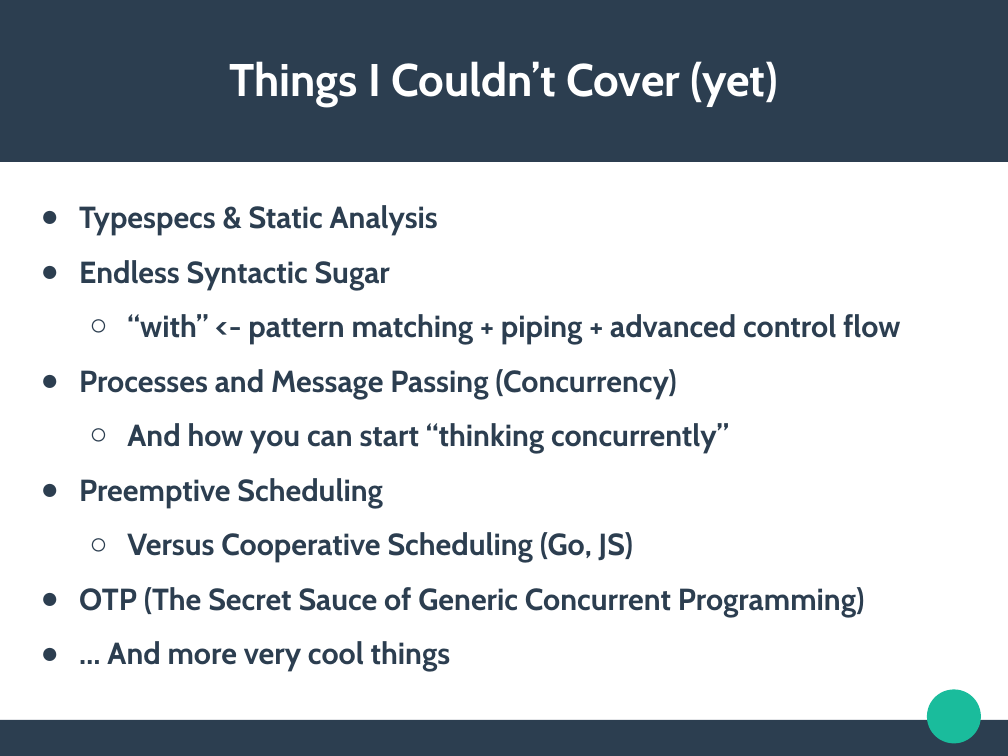
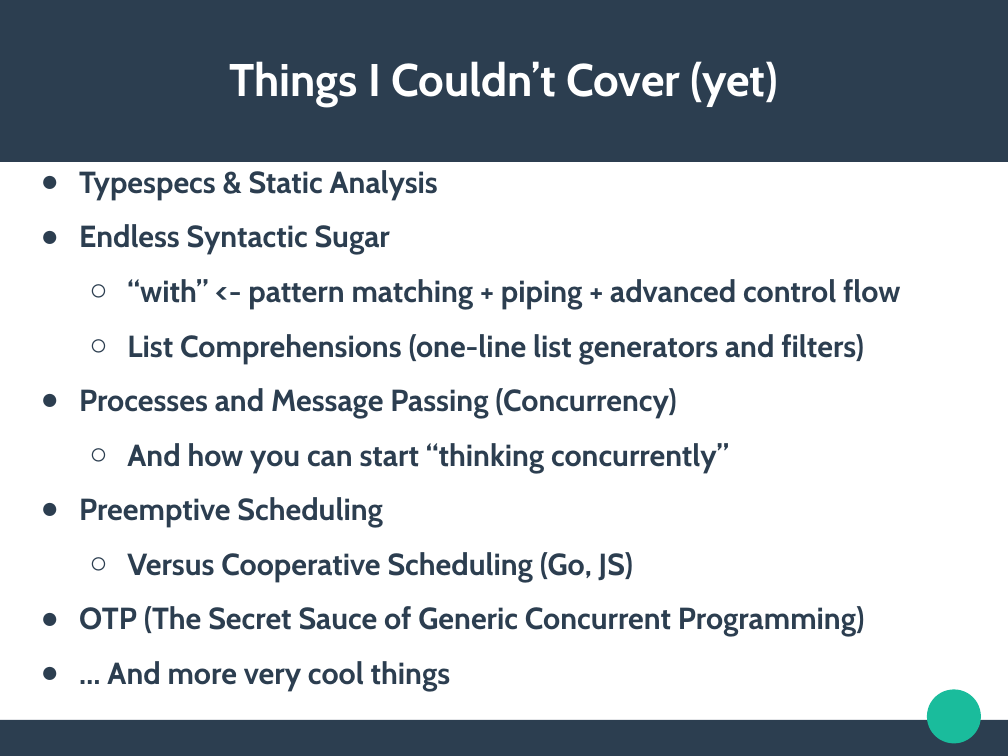
Before and after one commit to cedmans/elixir-intro-benkyokai, a slide deck: slide 21 of Elixir Presentation.pptx (slide 20 before the commit). Drawn at 1008x756 pixels with LibreOffice and Linux fonts; fonts in the diff are those of the drawing. Boxes give left, top, right and bottom in pixels: in the first picture for what was removed or moved away, otherwise in the second. Text is boxed around its words. In the diff, an @@ line names an element or a change of style, - is before the commit and + after.

```diff
--- a/Elixir Presentation.pptx
+++ b/Elixir Presentation.pptx
@@ text "Typespecs & Static Analysis": place and size @@
-text "Typespecs & Static Analysis" at <box>79,205,900,671</box>
+text "Typespecs & Static Analysis" at <box>79,170,900,691</box>
@@ text at <box>127,334,864,364</box>: paragraph added @@
+  ○ List Comprehensions (one-line list generators and filters)
```
Also in this commit, not shown: 4 other slides changed, 3 slides added, 2 slides removed.
